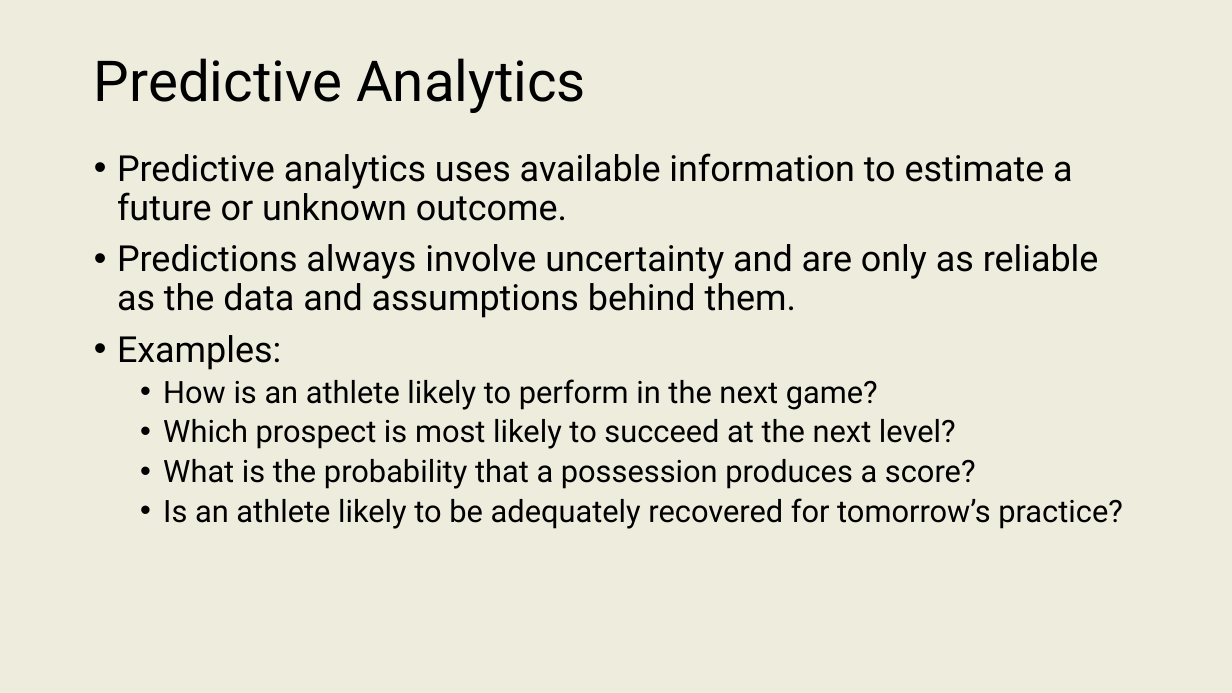
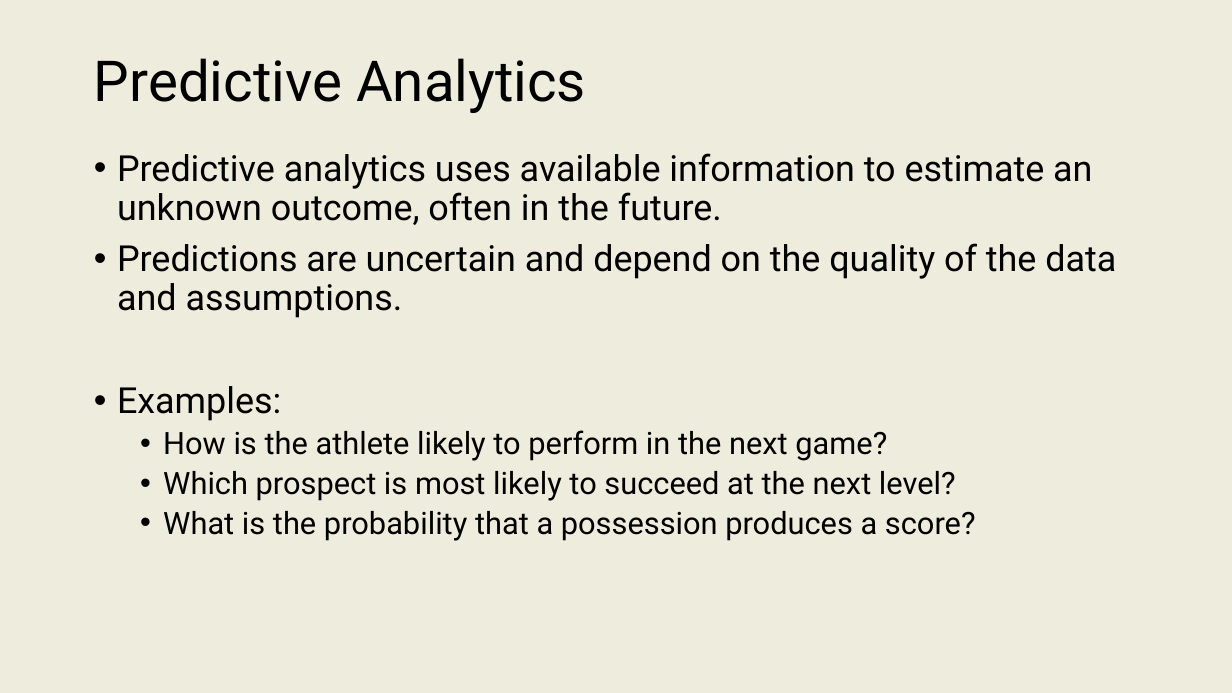
Before and after one commit to onishisaryu/HES-3000-Sports-Data-Analytics, a slide deck: slide 19 of pptx canvas/Lecture2.pptx (slide 17 before the commit). Drawn at 1232x693 pixels with LibreOffice and Linux fonts; fonts in the diff are those of the drawing. Boxes give left, top, right and bottom in pixels: in the first picture for what was removed or moved away, otherwise in the second. Text is boxed around its words. In the diff, an @@ line names an element or a change of style, - is before the commit and + after.

```diff
--- a/pptx canvas/Lecture2.pptx
+++ b/pptx canvas/Lecture2.pptx
@@ text at (117, 153, 1116, 318): text changed @@
-• Predictive analytics uses available information to estimate a future or unknown outcome.
-• Predictions always involve uncertainty and are only as reliable as the data and assumptions behind them.
+• Predictive analytics uses available information to estimate an unknown outcome, often in the future.
+• Predictions are uncertain and depend on the quality of the data and assumptions.
@@ text at (163, 430, 887, 461): text changed @@
-  • How is an athlete likely to perform in the next game?
+  • How is the athlete likely to perform in the next game?
@@ text at (163, 498, 1123, 529): paragraph removed @@
-  • Is an athlete likely to be adequately recovered for tomorrow’s practice?
```
Also in this commit, not shown: 21 other slides changed, 2 slides added, 4 other files.
